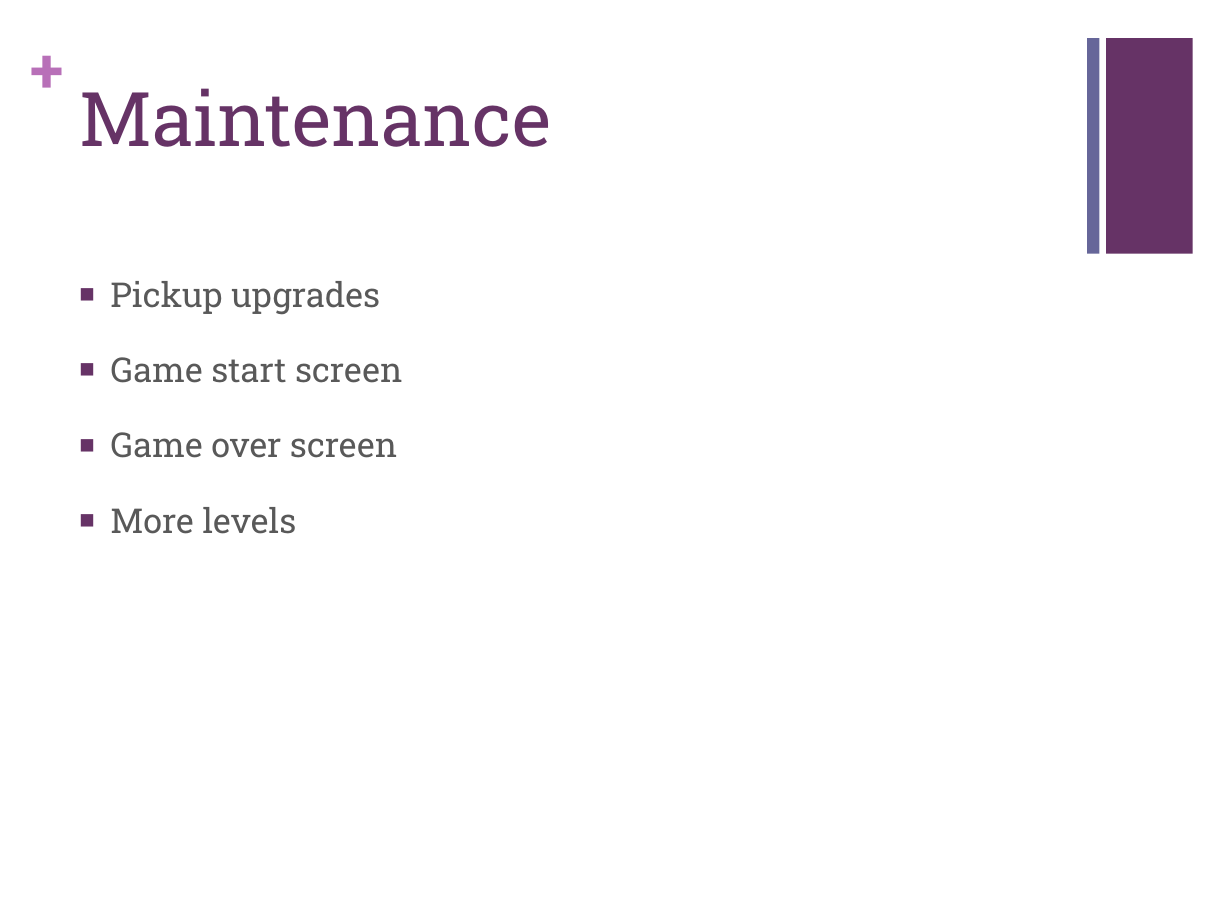
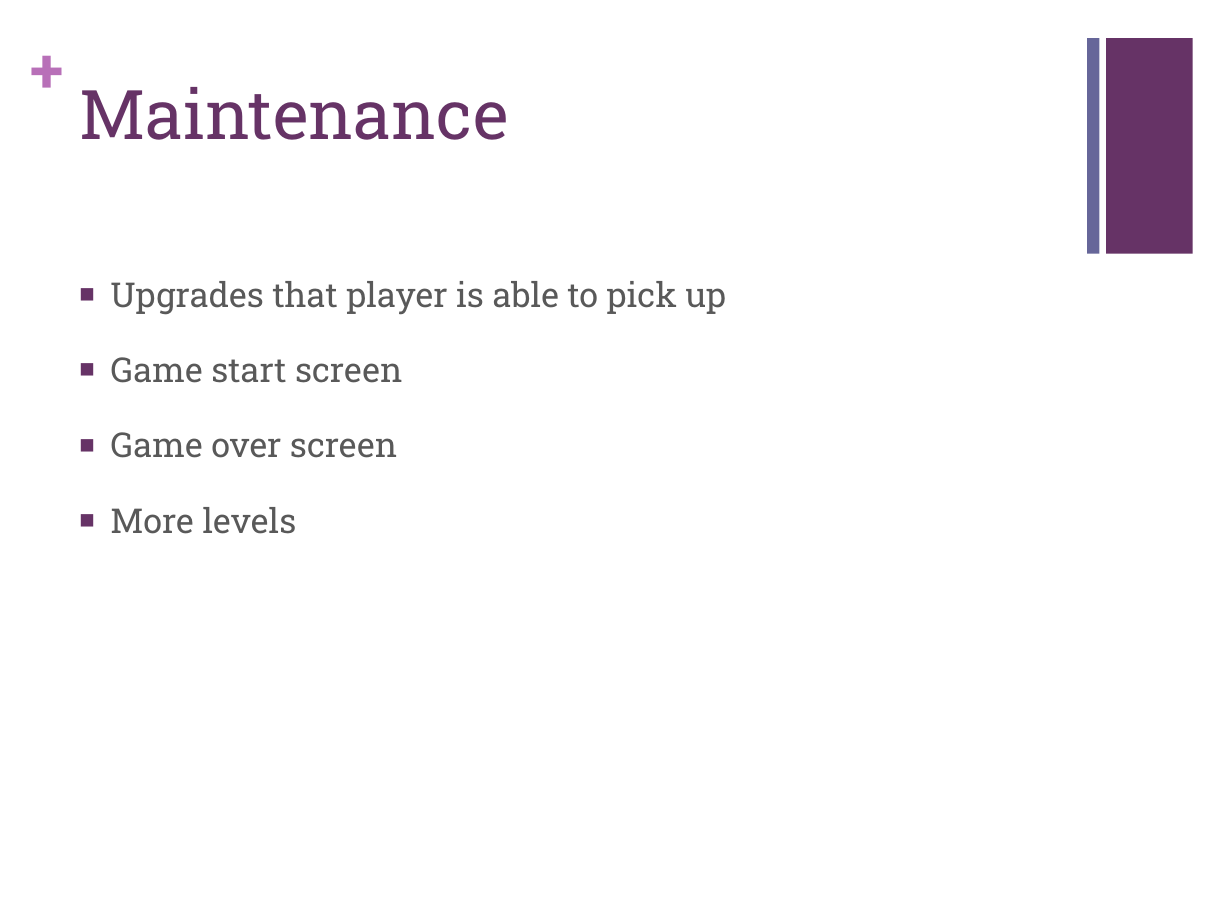
Before and after one commit to juangonzalez/Juan, a slide deck: slide 10 of BomberJuan.pptx (slide 7 before the commit). Drawn at 1232x924 pixels with LibreOffice and Linux fonts; fonts in the diff are those of the drawing. Boxes give left, top, right and bottom in pixels: in the first picture for what was removed or moved away, otherwise in the second. Text is boxed around its words. In the diff, an @@ line names an element or a change of style, - is before the commit and + after.

```diff
--- a/BomberJuan.pptx
+++ b/BomberJuan.pptx
@@ title "Maintenance" at bbox=[79, 87, 508, 140]: size 44 to 40 pt @@
@@ text at bbox=[110, 281, 726, 315]: text changed @@
-■ Pickup upgrades
+■ Upgrades that player is able to pick up
```
Also in this commit, not shown: 5 other slides changed, 3 slides added, 3 other files.
